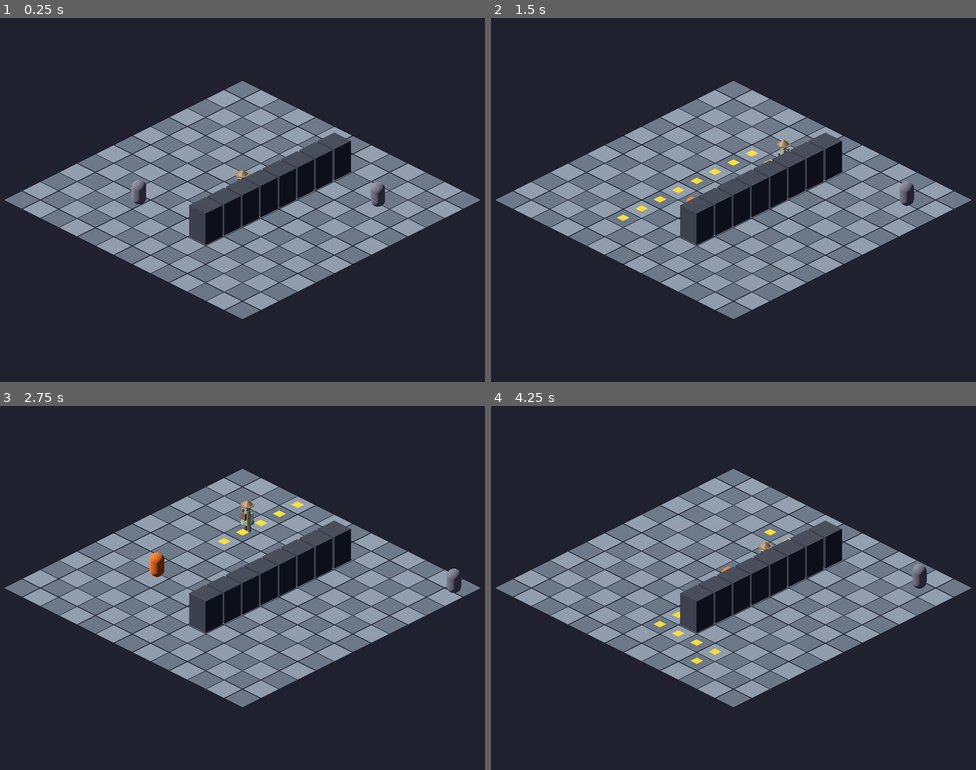
Above: before the commit, frames 1-4 (two rows, left to right).
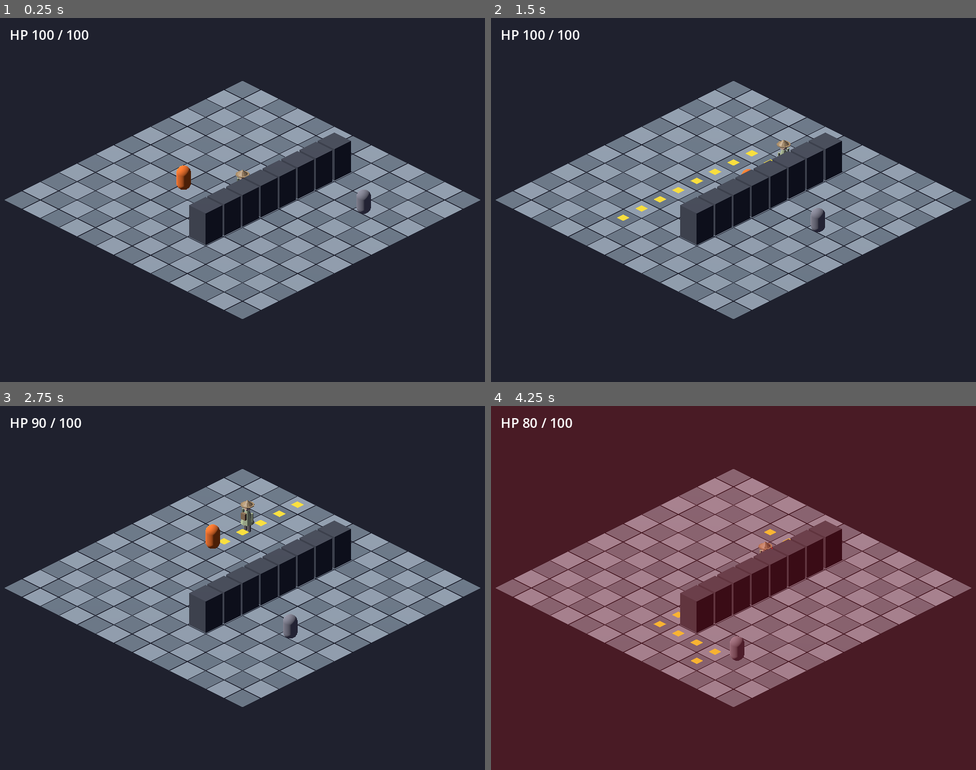
Above: after the commit, the same moments.

Repository: fazle1337-del/Tony-Umbrel
Game: Godot game, scene res://main.tscn
The game is run twice, just before and just after one commit, with the same random seed, the same clock (stepped at 60 frames per second) and the same inputs.
Inputs (mouse positions are in pixels of both pictures, inside the frame that each line leads up to):
- Up to frame 1 (0.25 s): no input
- Up to frame 2 (1.5 s): move the mouse to (840, 181) at 0.52 s; click (840, 181) at 0.67 s; move the mouse to (636, 218) at 1.27 s; click (636, 218) at 1.42 s
- Up to frame 3 (2.75 s): move the mouse to (291, 507) at 2.02 s; click (291, 507) at 2.17 s
- Up to frame 4 (4.25 s): move the mouse to (709, 660) at 2.77 s; click (709, 660) at 2.92 s; move the mouse to (879, 642) at 3.52 s; click (879, 642) at 3.67 s

The runs differ from the first frame. In frame 1, 0.8% of the frame differs, in the area x 2-80%, y 3-54%; in frame 2, 0.5%; in frame 3, 0.8%; in frame 4, 100%, in the area x 0-100%, y 0-100%.

Commit message:
iso-game: line-of-sight, tunable enemies, patrol routes, combat + respawn
Build out the enemy/gameplay loop on top of the FSM:

- Line of sight: GridWorld.has_line_of_sight (Bresenham; walls block vision) +
  tests. Detection now needs LOS; a started chase still pursues around corners
  via A* until the player is out of range/unreachable. EnemyBrain.next_state
  gains a can_see flag (tests updated).
- Tunable per enemy: @export detect/lose/attack ranges + chase/patrol speeds,
  driven by a per-enemy config table in main._build_enemies.
- Patrol routes: enemies follow a waypoint list (ping-pong, A*-routed between
  waypoints), falling back to random wander when no route is given.
- Combat + respawn: enemies in ATTACK deal damage on a cooldown via a
  hit_player signal; main tracks player HP with a HUD label + red hit-flash,
  shows "YOU DIED" at 0 HP and respawns (reset player + send enemies home).

Co-Authored-By: Claude Opus 4.8 <noreply@anthropic.com>

Diff:
--- a/gamedev/iso-game/main.gd
+++ b/gamedev/iso-game/main.gd
@@ -11,7 +11,6 @@
 
 const IsoGrid := preload("res://scripts/iso_grid.gd")
 const GridWorld := preload("res://scripts/grid_world.gd")
-const EnemyBrain := preload("res://scripts/enemy_brain.gd")
 const Enemy := preload("res://scripts/enemy.gd")
 
 const GRID_RADIUS := 6          # grid spans -RADIUS..RADIUS on both axes
@@ -22,6 +21,8 @@
 const SEED := 12345             # fixed so runs are reproducible
 const SCREENSHOT_FRAMES := 20   # frames to settle before capturing
 const SCREENSHOT_PATH := "res://screenshots/latest.png"
+const PLAYER_START := Vector2i(0, 0)  # spawn / respawn cell
+const MAX_HEALTH := 100
 
 var _world: GridWorld
 var _player: Node3D
@@ -33,6 +34,12 @@
 var _anim: AnimationPlayer   # the model's animation player (Walk/Idle/...)
 var _walk_anim := ""
 var _idle_anim := ""
+var _enemies: Array[Enemy] = []
+var _health := MAX_HEALTH
+var _dead := false
+var _hp_label: Label
+var _status_label: Label
+var _flash: ColorRect
 
 
 func _ready() -> void:
@@ -48,6 +55,7 @@
 	add_child(_markers)
 	_build_player()
 	_build_enemies()
+	_build_hud()
 
 	if _screenshot_mode:
 		# Start in a corner and route to the far side so the shot shows the
@@ -200,15 +208,100 @@
 	_setup_animation(model)
 
 
-## Spawns chasing enemies. Homes are picked so one starts near the player (it
-## chases on the screenshot) and one starts far (it patrols).
+## Spawns enemies from a per-enemy config table (tunable ranges/speeds + patrol
+## routes). One starts near the player (chases on the screenshot); one patrols a
+## route far away.
 func _build_enemies() -> void:
-	var homes := [Vector2i(-3, 3), Vector2i(4, -3)]
-	for i in homes.size():
-		var brain := EnemyBrain.new(5, 8, 1)
+	var configs := [
+		{
+			"home": Vector2i(-3, 1),
+			"route": [Vector2i(-3, 1), Vector2i(-3, -3)] as Array[Vector2i],
+			"detect": 5, "chase": 3.2,
+		},
+		{
+			"home": Vector2i(4, -3),
+			"route": [Vector2i(4, -3), Vector2i(4, 4), Vector2i(-1, 4)] as Array[Vector2i],
+			"detect": 6, "chase": 2.6,
+		},
+	]
+	for i in configs.size():
+		var cfg: Dictionary = configs[i]
 		var enemy := Enemy.new()
+		enemy.detect_range = cfg["detect"]
+		enemy.chase_speed = cfg["chase"]
+		enemy.hit_player.connect(_on_player_hit)
 		add_child(enemy)
-		enemy.setup(_world, _player, homes[i], brain, SEED + i + 1)
+		enemy.setup(_world, _player, cfg["home"], cfg["route"], SEED + i + 1)
+		_enemies.append(enemy)
+
+
+# --- HUD + player health -----------------------------------------------------
+
+func _build_hud() -> void:
+	var hud := CanvasLayer.new()
+	add_child(hud)
+
+	_flash = ColorRect.new()                       # full-screen red hit flash
+	_flash.color = Color(1, 0, 0, 0.0)
+	_flash.set_anchors_preset(Control.PRESET_FULL_RECT)
+	_flash.mouse_filter = Control.MOUSE_FILTER_IGNORE
+	hud.add_child(_flash)
+
+	_hp_label = Label.new()
+	_hp_label.position = Vector2(16, 12)
+	_hp_label.add_theme_font_size_override("font_size", 22)
+	hud.add_child(_hp_label)
+
+	_status_label = Label.new()                    # "YOU DIED" / respawn message
+	_status_label.add_theme_font_size_override("font_size", 48)
+	_status_label.set_anchors_preset(Control.PRESET_CENTER)
+	_status_label.horizontal_alignment = HORIZONTAL_ALIGNMENT_CENTER
+	_status_label.visible = false
+	hud.add_child(_status_label)
+
+	_update_hp()
+
+
+func _update_hp() -> void:
+	_hp_label.text = "HP %d / %d" % [maxi(_health, 0), MAX_HEALTH]
+
+
+## Called when an enemy lands a hit (Enemy.hit_player signal).
+func _on_player_hit(damage: int) -> void:
+	if _dead:
+		return
+	_health -= damage
+	_update_hp()
+	_flash_red()
+	if _health <= 0:
+		_die()
+
+
+func _flash_red() -> void:
+	_flash.color = Color(1, 0, 0, 0.45)
+	create_tween().tween_property(_flash, "color:a", 0.0, 0.4)
+
+
+func _die() -> void:
+	_dead = true
+	_status_label.text = "YOU DIED"
+	_status_label.visible = true
+	await get_tree().create_timer(1.5).timeout
+	_respawn()
+
+
+## Resets the player to the start and sends every enemy home to patrol.
+func _respawn() -> void:
+	_health = MAX_HEALTH
+	_update_hp()
+	_status_label.visible = false
+	_path.clear()
+	_path_index = 0
+	_clear_markers()
+	_set_player_cell(PLAYER_START)
+	for enemy in _enemies:
+		enemy.reset()
+	_dead = false
 
 
 ## Finds the model's AnimationPlayer, resolves Walk/Idle, loops them, plays Idle.
--- a/gamedev/iso-game/scripts/enemy.gd
+++ b/gamedev/iso-game/scripts/enemy.gd
@@ -10,8 +10,17 @@
 const GridWorld := preload("res://scripts/grid_world.gd")
 const EnemyBrain := preload("res://scripts/enemy_brain.gd")
 
-const CHASE_SPEED := 3.2     # a touch slower than the player (4.0) so it's fair
-const PATROL_SPEED := 1.6
+# Per-enemy tunables (set before setup(), or in the inspector if used in a scene).
+@export var detect_range := 5     # cells: start chasing within this range (needs LOS)
+@export var lose_range := 8       # cells: give up the chase beyond this
+@export var attack_range := 1     # cells: attack within this (1 = adjacent)
+@export var chase_speed := 3.2    # world units/s while chasing (player is 4.0)
+@export var patrol_speed := 1.6   # world units/s while patrolling
+@export var attack_damage := 10   # HP dealt per hit while in ATTACK
+@export var attack_interval := 1.0  # seconds between hits
+
+signal hit_player(damage: int)
+
 const ARRIVE := 0.05         # distance at which a step is "reached"
 const BODY_Y := 0.5          # half body height; sits the capsule on the ground
 
@@ -22,16 +31,21 @@
 var _state: EnemyBrain.State = EnemyBrain.State.PATROL
 var _cell: Vector2i
 var _wander_target: Vector2i
+var _route: Array[Vector2i] = []   # patrol waypoints; empty = random wander
+var _route_index := 0
+var _route_dir := 1                # ping-pong direction along the route
+var _attack_cd := 0.0              # seconds until the next hit lands
 var _mesh: MeshInstance3D
 var _rng := RandomNumberGenerator.new()
 
 
-func setup(world: GridWorld, player: Node3D, home: Vector2i, brain: EnemyBrain,
-		rng_seed: int) -> void:
+func setup(world: GridWorld, player: Node3D, home: Vector2i,
+		route: Array[Vector2i], rng_seed: int) -> void:
 	_world = world
 	_player = player
 	_home = home
-	_brain = brain
+	_route = route
+	_brain = EnemyBrain.new(detect_range, lose_range, attack_range)
 	_cell = home
 	_wander_target = home
 	_rng.seed = rng_seed
@@ -44,19 +58,22 @@
 	if _world == null:
 		return
 	var pcell := IsoGrid.world_to_grid(_player.position)
+	var can_see := _world.has_line_of_sight(_cell, pcell)
 	var reachable := not _world.find_path(_cell, pcell).is_empty()
-	var new_state := _brain.next_state(_state, _cell, pcell, _home, reachable)
+	var new_state := _brain.next_state(_state, _cell, pcell, _home, can_see, reachable)
 	if new_state != _state:
 		_state = new_state
+		if _state == EnemyBrain.State.ATTACK:
+			_attack_cd = 0.0          # first hit lands immediately on entering ATTACK
 		_apply_state_color()
 
 	match _state:
 		EnemyBrain.State.CHASE:
-			_step_toward(pcell, CHASE_SPEED, delta)
+			_step_toward(pcell, chase_speed, delta)
 		EnemyBrain.State.RETURN:
-			_step_toward(_home, CHASE_SPEED, delta)
+			_step_toward(_home, chase_speed, delta)
 		EnemyBrain.State.ATTACK:
-			_face(_player.position)
+			_attack(delta)
 		EnemyBrain.State.PATROL:
 			_patrol(delta)
 
@@ -73,10 +90,29 @@
 		_cell = path[1]
 
 
-## Drifts between random adjacent free cells.
+## PATROL: follow the assigned route (A*-routing between waypoints, ping-pong at
+## the ends), or wander randomly if no route was given.
 func _patrol(delta: float) -> void:
+	if _route.is_empty():
+		_wander(delta)
+		return
+	if _cell == _route[_route_index]:
+		_advance_route()
+	_step_toward(_route[_route_index], patrol_speed, delta)
+
+
+func _advance_route() -> void:
+	if _route.size() <= 1:
+		return
+	if _route_index + _route_dir >= _route.size() or _route_index + _route_dir < 0:
+		_route_dir = -_route_dir
+	_route_index += _route_dir
+
+
+## Fallback when no route: drift between random adjacent free cells.
+func _wander(delta: float) -> void:
 	var tpos := _cell_pos(_wander_target)
-	position = position.move_toward(tpos, PATROL_SPEED * delta)
+	position = position.move_toward(tpos, patrol_speed * delta)
 	if _wander_target != _cell:
 		_face(tpos)
 	if position.distance_to(tpos) < ARRIVE:
@@ -84,6 +120,27 @@
 		var ns := _world.neighbors(_cell)
 		if not ns.is_empty():
 			_wander_target = ns[_rng.randi() % ns.size()]
+
+
+## ATTACK: stand, face the player, and land a hit every attack_interval seconds.
+func _attack(delta: float) -> void:
+	_face(_player.position)
+	_attack_cd -= delta
+	if _attack_cd <= 0.0:
+		_attack_cd = attack_interval
+		hit_player.emit(attack_damage)
+
+
+## Returns the enemy to its home cell + PATROL state (used on player respawn).
+func reset() -> void:
+	_cell = _home
+	_wander_target = _home
+	_route_index = 0
+	_route_dir = 1
+	_attack_cd = 0.0
+	_state = EnemyBrain.State.PATROL
+	position = _cell_pos(_cell)
+	_apply_state_color()
 
 
 func _face(world_pos: Vector3) -> void:
--- a/gamedev/iso-game/scripts/enemy_brain.gd
+++ b/gamedev/iso-game/scripts/enemy_brain.gd
@@ -25,13 +25,18 @@
 	return absi(a.x - b.x) + absi(a.y - b.y)
 
 
-## Pure transition. `reachable` = an A* path from enemy to player exists.
+## Pure transition.
+##   can_see   = enemy has line of sight to the player (gates initial detection)
+##   reachable = an A* path from enemy to player exists (sustains/aborts a chase)
+## Detection needs LOS; once chasing, the enemy keeps pursuing via the path even
+## around corners, only giving up on distance or an unreachable target.
 func next_state(state: State, enemy: Vector2i, player: Vector2i, home: Vector2i,
-		reachable: bool) -> State:
+		can_see: bool, reachable: bool) -> State:
 	var d := manhattan(enemy, player)
+	var can_detect := can_see and d <= detect_range  # in sight AND close enough
 	match state:
 		State.PATROL:
-			return State.CHASE if reachable and d <= detect_range else State.PATROL
+			return State.CHASE if can_detect else State.PATROL
 		State.CHASE:
 			if not reachable or d > lose_range:
 				return State.RETURN
@@ -41,7 +46,7 @@
 		State.ATTACK:
 			return State.ATTACK if d <= attack_range else State.CHASE
 		State.RETURN:
-			if reachable and d <= detect_range:
+			if can_detect:
 				return State.CHASE
 			return State.PATROL if enemy == home else State.RETURN
 	return state
--- a/gamedev/iso-game/scripts/grid_world.gd
+++ b/gamedev/iso-game/scripts/grid_world.gd
@@ -42,6 +42,32 @@
 		if is_in_bounds(n) and not is_blocked(n):
 			result.append(n)
 	return result
+
+
+## True if no blocked cell lies strictly between a and b (Bresenham line).
+## Endpoints are ignored. Used for enemy vision (walls break line of sight).
+func has_line_of_sight(a: Vector2i, b: Vector2i) -> bool:
+	var x := a.x
+	var y := a.y
+	var dx := absi(b.x - x)
+	var dy := absi(b.y - y)
+	var sx := 1 if x < b.x else -1
+	var sy := 1 if y < b.y else -1
+	var err := dx - dy
+	while true:
+		var c := Vector2i(x, y)
+		if c != a and c != b and is_blocked(c):
+			return false
+		if x == b.x and y == b.y:
+			break
+		var e2 := 2 * err
+		if e2 > -dy:
+			err -= dy
+			x += sx
+		if e2 < dx:
+			err += dx
+			y += sy
+	return true
 
 
 ## A* shortest path from start to goal, inclusive of both ends.
--- a/gamedev/iso-game/tests/test_enemy_brain.gd
+++ b/gamedev/iso-game/tests/test_enemy_brain.gd
@@ -12,28 +12,29 @@
 func _initialize() -> void:
 	var b := EnemyBrain.new(5, 8, 1)  # detect 5, lose 8, attack 1
 
-	# PATROL: chase only when reachable AND within detect range
-	_eq(b.next_state(S.PATROL, V(0, 0), V(3, 0), _home, true), S.CHASE, "patrol->chase in range")
-	_eq(b.next_state(S.PATROL, V(0, 0), V(6, 0), _home, true), S.PATROL, "patrol stays out of range")
-	_eq(b.next_state(S.PATROL, V(0, 0), V(2, 0), _home, false), S.PATROL, "patrol stays if unreachable")
+	# next_state(state, enemy, player, home, can_see, reachable)
+	# PATROL: chase only when it can SEE the player AND is within detect range
+	_eq(b.next_state(S.PATROL, V(0, 0), V(3, 0), _home, true, true), S.CHASE, "patrol->chase in range + LOS")
+	_eq(b.next_state(S.PATROL, V(0, 0), V(6, 0), _home, true, true), S.PATROL, "patrol stays out of range")
+	_eq(b.next_state(S.PATROL, V(0, 0), V(2, 0), _home, false, true), S.PATROL, "patrol stays without LOS")
 
 	# CHASE: attack when adjacent, give up (RETURN) past lose range or if unreachable
-	_eq(b.next_state(S.CHASE, V(0, 0), V(1, 0), _home, true), S.ATTACK, "chase->attack adjacent")
-	_eq(b.next_state(S.CHASE, V(0, 0), V(4, 0), _home, true), S.CHASE, "chase persists mid-range")
-	_eq(b.next_state(S.CHASE, V(0, 0), V(9, 0), _home, true), S.RETURN, "chase->return past lose")
-	_eq(b.next_state(S.CHASE, V(0, 0), V(2, 0), _home, false), S.RETURN, "chase->return if unreachable")
+	_eq(b.next_state(S.CHASE, V(0, 0), V(1, 0), _home, true, true), S.ATTACK, "chase->attack adjacent")
+	_eq(b.next_state(S.CHASE, V(0, 0), V(4, 0), _home, true, true), S.CHASE, "chase persists mid-range")
+	_eq(b.next_state(S.CHASE, V(0, 0), V(9, 0), _home, true, true), S.RETURN, "chase->return past lose")
+	_eq(b.next_state(S.CHASE, V(0, 0), V(2, 0), _home, true, false), S.RETURN, "chase->return if unreachable")
 
-	# hysteresis: between detect (5) and lose (8) a chase keeps going
-	_eq(b.next_state(S.CHASE, V(0, 0), V(7, 0), _home, true), S.CHASE, "hysteresis keeps chasing")
+	# chase keeps going without LOS (pursues around corners) until distance/unreachable
+	_eq(b.next_state(S.CHASE, V(0, 0), V(7, 0), _home, false, true), S.CHASE, "chase persists without LOS")
 
 	# ATTACK: back to chase when the player steps out of attack range
-	_eq(b.next_state(S.ATTACK, V(0, 0), V(1, 0), _home, true), S.ATTACK, "attack holds adjacent")
-	_eq(b.next_state(S.ATTACK, V(0, 0), V(3, 0), _home, true), S.CHASE, "attack->chase when player flees")
+	_eq(b.next_state(S.ATTACK, V(0, 0), V(1, 0), _home, true, true), S.ATTACK, "attack holds adjacent")
+	_eq(b.next_state(S.ATTACK, V(0, 0), V(3, 0), _home, true, true), S.CHASE, "attack->chase when player flees")
 
-	# RETURN: re-chase if re-detected, else patrol once home is reached
-	_eq(b.next_state(S.RETURN, V(5, 0), V(5, 1), _home, true), S.CHASE, "return->chase re-detected")
-	_eq(b.next_state(S.RETURN, V(0, 0), V(9, 9), _home, true), S.PATROL, "return->patrol at home")
-	_eq(b.next_state(S.RETURN, V(3, 0), V(9, 9), _home, true), S.RETURN, "return keeps going if not home")
+	# RETURN: re-chase if re-seen, else patrol once home is reached
+	_eq(b.next_state(S.RETURN, V(5, 0), V(5, 1), _home, true, true), S.CHASE, "return->chase re-detected")
+	_eq(b.next_state(S.RETURN, V(0, 0), V(9, 9), _home, false, true), S.PATROL, "return->patrol at home")
+	_eq(b.next_state(S.RETURN, V(3, 0), V(9, 9), _home, false, true), S.RETURN, "return keeps going if not home")
 
 	if _failures == 0:
 		print("test_enemy_brain: OK")
--- a/gamedev/iso-game/tests/test_pathfinding.gd
+++ b/gamedev/iso-game/tests/test_pathfinding.gd
@@ -15,6 +15,7 @@
 	_test_unreachable_returns_empty()
 	_test_blocked_goal_returns_empty()
 	_test_same_cell()
+	_test_line_of_sight()
 
 	if _failures == 0:
 		print("test_pathfinding: OK")
@@ -88,3 +89,12 @@
 	var w := GridWorld.new(6)
 	var path := w.find_path(Vector2i(1, 1), Vector2i(1, 1))
 	_check(path == [Vector2i(1, 1)], "start==goal should be single cell")
+
+
+func _test_line_of_sight() -> void:
+	var w := GridWorld.new(6)
+	_check(w.has_line_of_sight(Vector2i(-3, 0), Vector2i(3, 0)), "clear LOS on empty grid")
+	w.set_blocked(Vector2i(0, 0))
+	_check(not w.has_line_of_sight(Vector2i(-3, 0), Vector2i(3, 0)), "wall on the line breaks LOS")
+	_check(w.has_line_of_sight(Vector2i(-3, 2), Vector2i(3, 2)), "parallel row still has LOS")
+	_check(w.has_line_of_sight(Vector2i(0, 0), Vector2i(3, 0)), "endpoint being blocked is ignored")
Not shown, changed: gamedev/iso-game/CLAUDE.md
